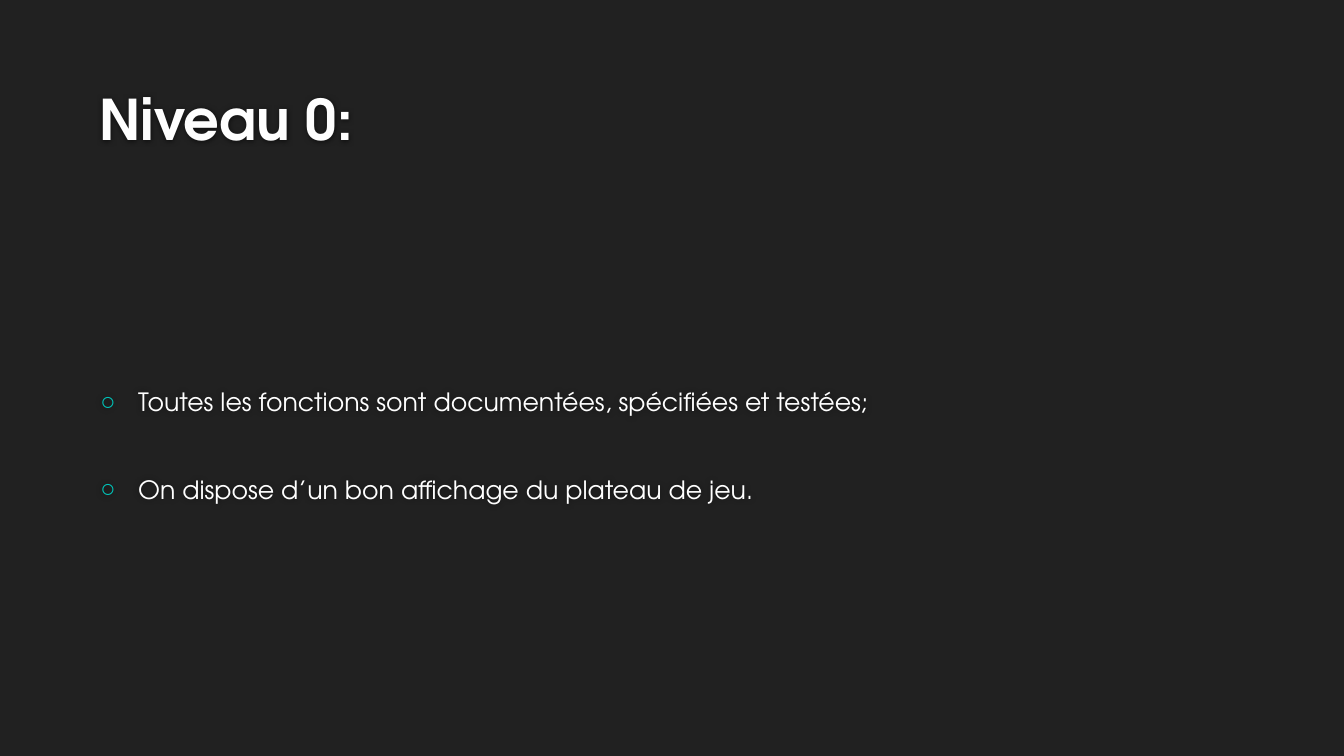
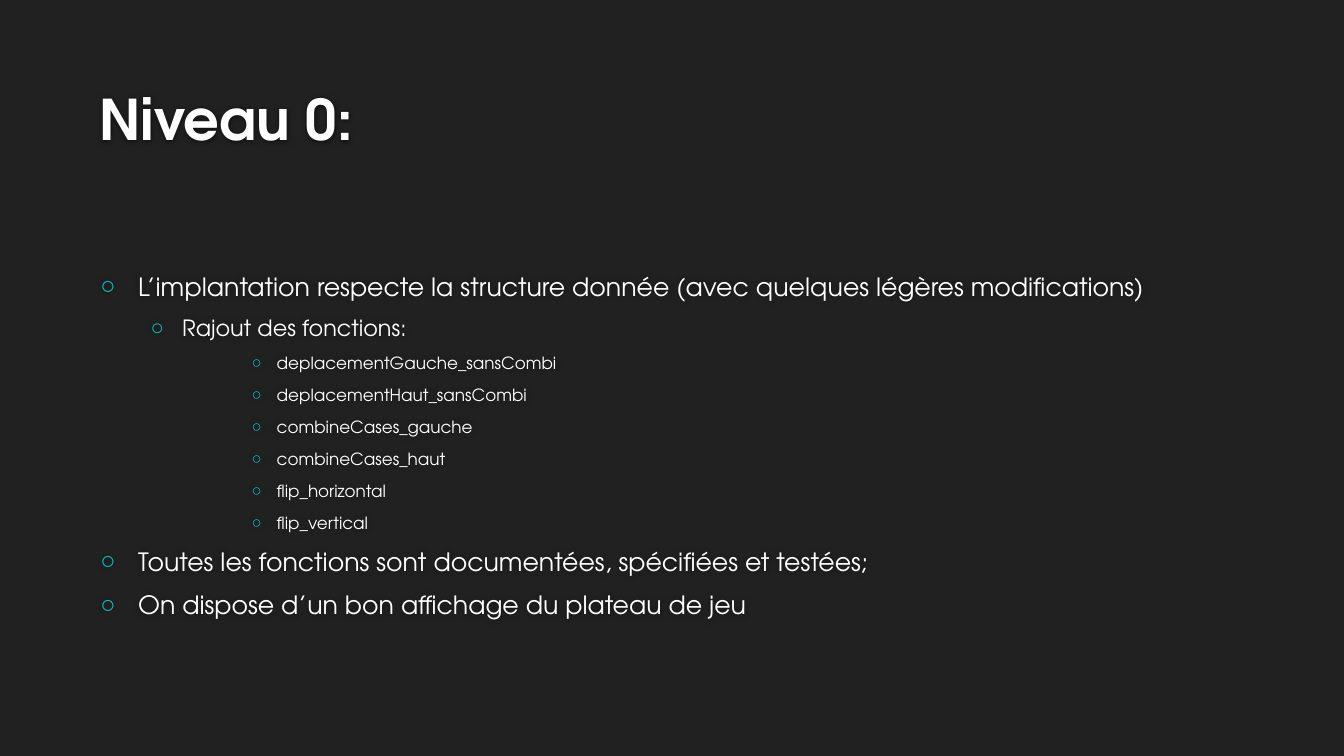
Before and after one commit to meethyrh/Projet2048v3, a slide deck: slide 3 of Soutenance.pptx. Drawn at 1344x756 pixels with LibreOffice and Linux fonts; fonts in the diff are those of the drawing; background and template pictures are left out. Boxes give left, top, right and bottom in pixels: in the first picture for what was removed or moved away, otherwise in the second. Text is boxed around its words. In the diff, an @@ line names an element or a change of style, - is before the commit and + after.

```diff
--- a/Soutenance.pptx
+++ b/Soutenance.pptx
@@ text at <box>138,277,1144,533</box>: paragraphs added @@
+○ L’implantation respecte la structure donnée (avec quelques légères modifications)
+  ○ Rajout des fonctions:
+      ○ deplacementGauche_sansCombi
+      ○ deplacementHaut_sansCombi
+      ○ combineCases_gauche
+      ○ combineCases_haut
+      ○ flip_horizontal
+      ○ flip_vertical
@@ text at <box>138,595,746,620</box>: text changed @@
-○ On dispose d’un bon affichage du plateau de jeu.
+○ On dispose d’un bon affichage du plateau de jeu
```
Also in this commit, not shown: 1 other slide changed, 2 slides added, 9 other files.
